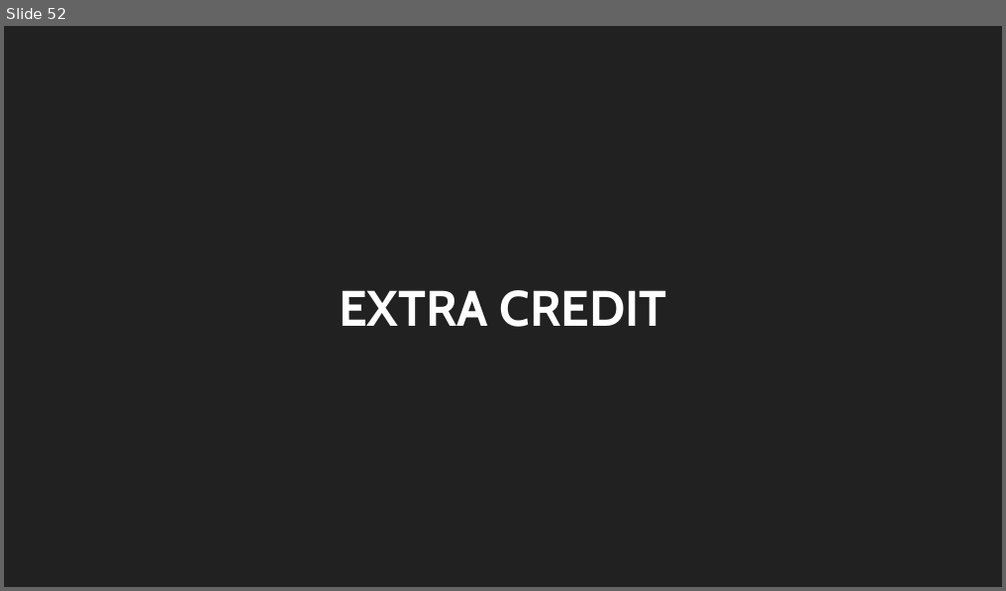
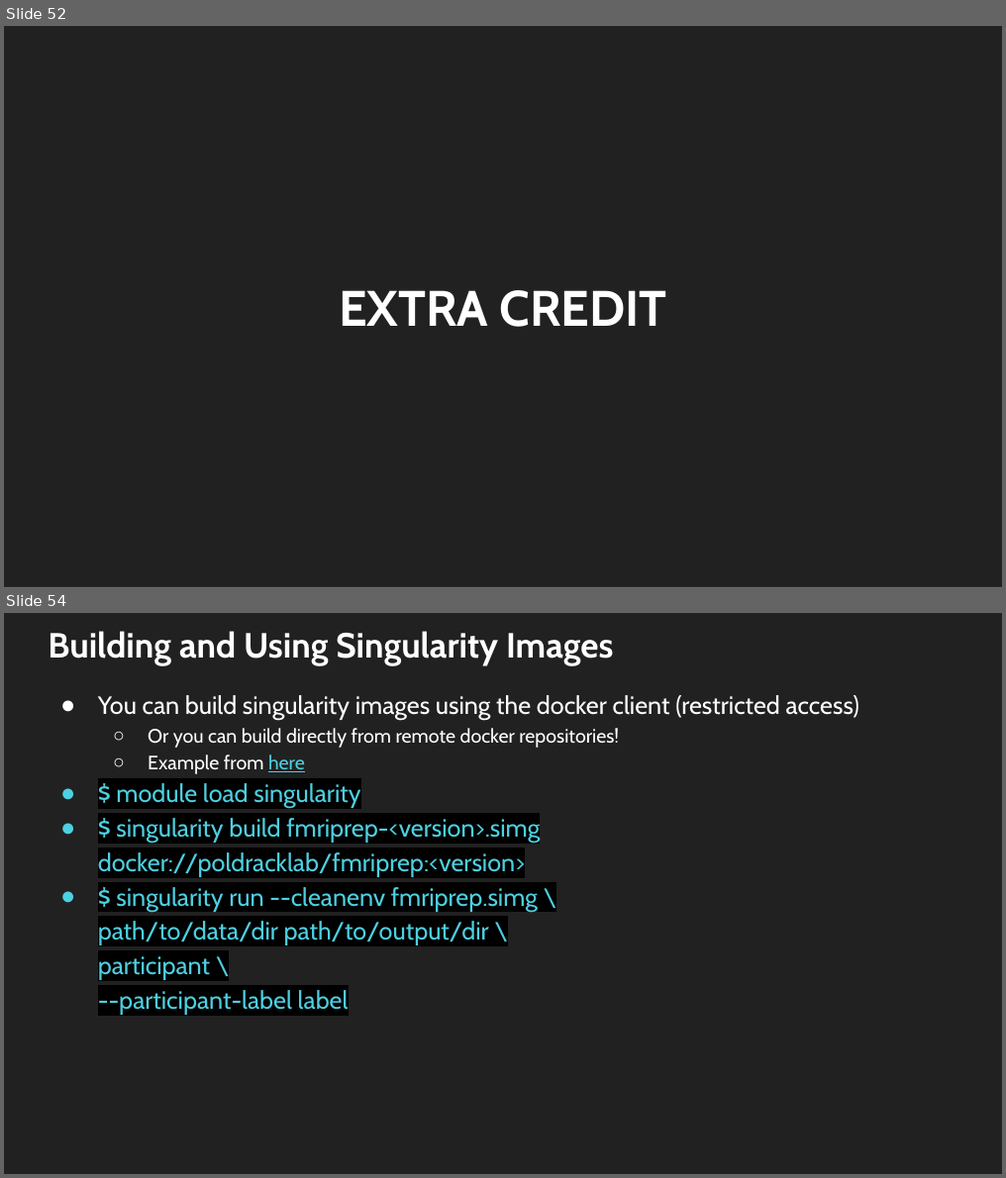
Before and after one commit to trendscenter/ClusterWorkshop, a slide deck: Introduction to the TReNDs Cluster.pptx. Shown one above the other, each under a label of ours: slide 52 before the commit, slides 52 and 54 after it; the slides between them are not shown. The pictures are 1006x591 and 1006x1178 pixels, drawn with LibreOffice and Linux fonts; fonts in the diff are those of the drawing. Boxes give left, top, right and bottom in pixels: in the first picture for what was removed or moved away, otherwise in the second. Text is boxed around its words. In the diff, an @@ line names an element or a change of style, - is before the commit and + after.

```diff
--- a/Introduction to the TReNDs Cluster.pptx
+++ b/Introduction to the TReNDs Cluster.pptx
@@ slide 54 added at (4, 613, 1002, 1174), background #212121 @@
@@ title added at (48, 631, 613, 665), 25.2 pt, text #FFFFFF, bold @@
+Building and Using Singularity Images
@@ text added at (98, 695, 859, 1015), 18 pt, text #4DD0E1 @@
+● You can build singularity images using the docker client (restricted access)
+  ○ Or you can build directly from remote docker repositories!
+  ○ Example from here
+● $ module load singularity
+● $ singularity build fmriprep-<version>.simg docker://poldracklab/fmriprep:<version>
+● $ singularity run --cleanenv fmriprep.simg \
+  path/to/data/dir path/to/output/dir \
+  participant \
+  --participant-label label
```
Also in this commit, not shown: 3 slides changed, 5 other slides added, 5 slides removed, 1 other file.
